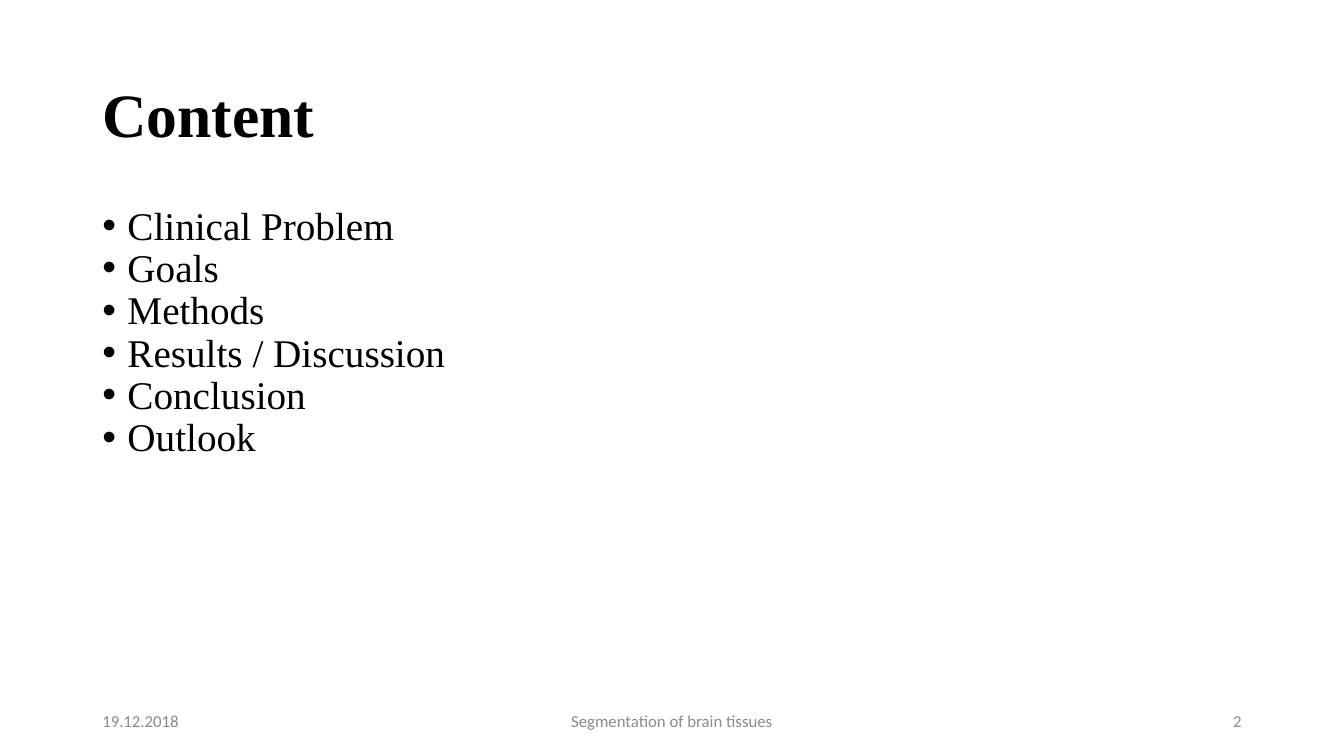
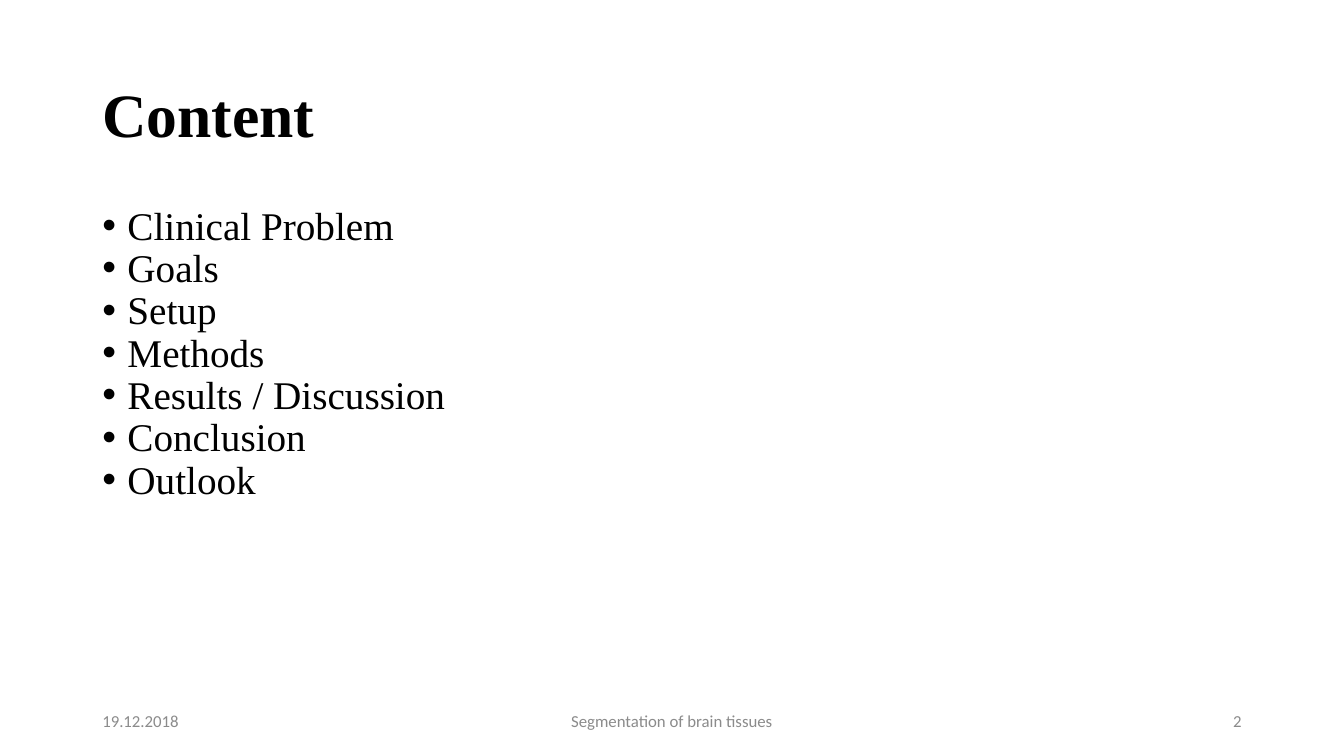
Before and after one commit to mhayoz/MIALab, a slide deck: slide 2 of Final Mialab.pptx. Drawn at 1344x756 pixels with LibreOffice and Linux fonts; fonts in the diff are those of the drawing; background and template pictures are left out. Boxes give left, top, right and bottom in pixels: in the first picture for what was removed or moved away, otherwise in the second. Text is boxed around its words. In the diff, an @@ line names an element or a change of style, - is before the commit and + after.

```diff
--- a/Final Mialab.pptx
+++ b/Final Mialab.pptx
@@ text at bbox=[127, 298, 216, 332]: paragraph added @@
+• Setup
```
Also in this commit, not shown: 2 other slides changed, 1 slide added.
